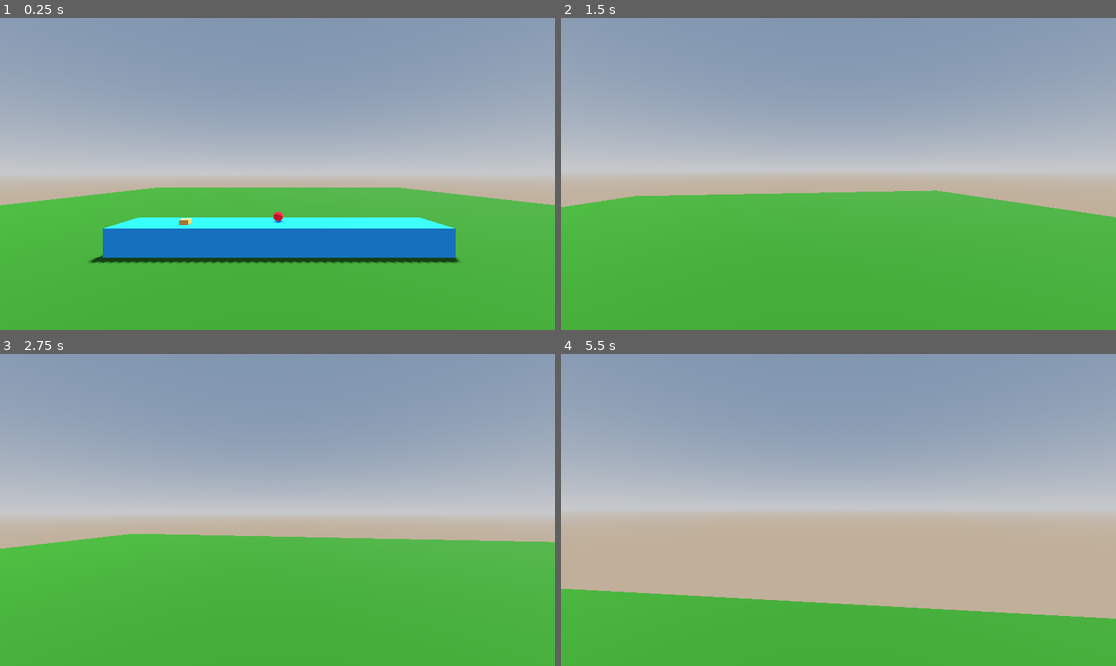
Above: before the commit, frames 1-4 (two rows, left to right).
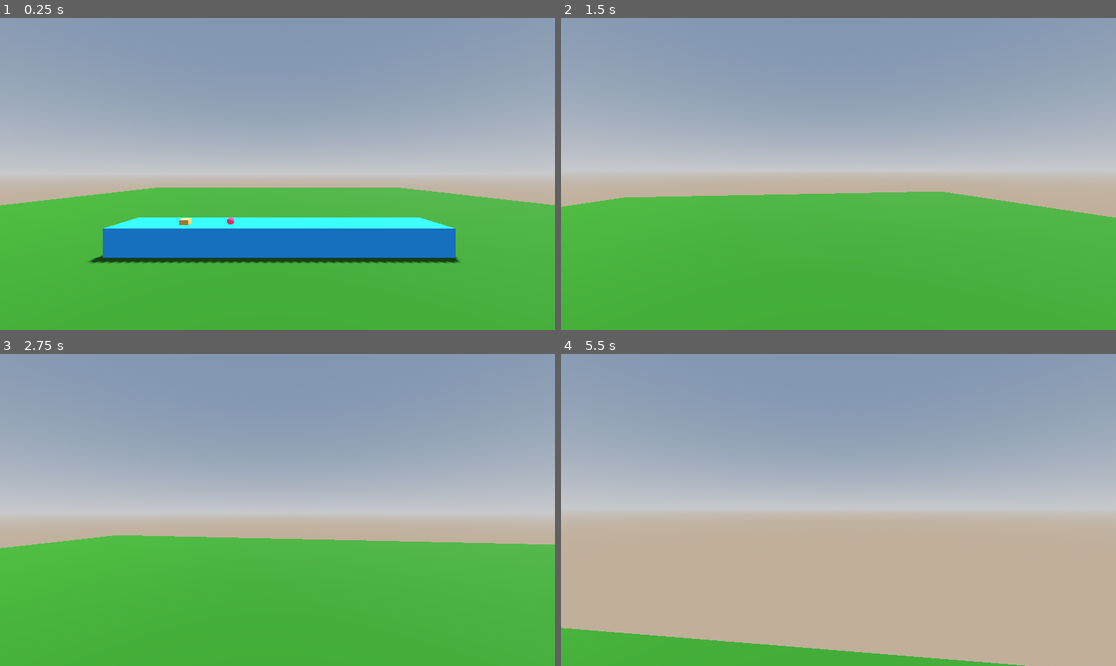
Above: after the commit, the same moments.

Repository: bgilross/cookin
Game: Godot game, scene res://scenes/main_scene.tscn
Same seed, same stepped clock (60 frames per second), same inputs: the game is played once before the commit and once after it.
Inputs (mouse positions are in pixels of both pictures, inside the frame that each line leads up to):
- Up to frame 1 (0.25 s): no input
- Up to frame 2 (1.5 s): tap Enter (ui_accept) at 0.5, 0.77 s; move the mouse to (832, 180) at 0.52 s; hold F (interact) 0.53-1.28 s; hold W (forward) from 0.53 s (still down); move the mouse to (877, 177) at 1.27 s; tap F (interact) at 1.35 s
- Up to frame 3 (2.75 s): keep holding W (forward); tap Enter (ui_accept) at 1.52 s; move the mouse to (233, 506) at 2.02 s; hold F (interact) from 2.03 s (still down)
- Up to frame 4 (5.5 s): move the mouse to (844, 510) at 2.77 s; release W (forward) at 2.78 s; release F (interact) at 2.78 s; hold A (left) 2.78-3.53 s; tap F (interact) at 2.85, 4.35 s; tap Enter (ui_accept) at 3.02, 3.77, 4.52 s; move the mouse to (816, 503) at 3.52 s; hold F (interact) 3.53-4.28 s; hold W (forward) from 3.53 s (still down); move the mouse to (866, 510) at 4.27 s; move the mouse to (810, 510) at 5.02 s; hold F (interact) from 5.03 s (still down)

The runs differ from the first frame. In frame 1, less than 0.1% of the frame differs, in the area x 40-77%, y 62-67%; in frame 2, 0.2%; in frame 3, 0.6%; in frame 4, 15%, in the area x 0-100%, y 75-100%.

Commit message:
fix interact errors

Diff:
--- a/scenes/main_scene.tscn
+++ b/scenes/main_scene.tscn
@@ -1,10 +1,10 @@
-[gd_scene load_steps=17 format=3 uid="uid://cyqd82tyyp56o"]
+[gd_scene load_steps=14 format=3 uid="uid://cyqd82tyyp56o"]
 
 [ext_resource type="Script" uid="uid://b7g27qg3hstq8" path="res://scripts/PlayerBodyController.gd" id="1_w2twt"]
-[ext_resource type="Script" uid="uid://d2fj8itsyfndu" path="res://scripts/Interactable.gd" id="2_pw63i"]
 [ext_resource type="PackedScene" uid="uid://b5qok5lswlsux" path="res://prefabs/ButtonInteractable.tscn" id="3_pu3yx"]
 [ext_resource type="Script" uid="uid://bdlkjsx7krm6s" path="res://scripts/SpawnerButton.gd" id="4_gubc5"]
 [ext_resource type="PackedScene" uid="uid://choa0mv3yrclv" path="res://prefabs/ball.tscn" id="5_gubc5"]
+[ext_resource type="Script" uid="uid://vj30gt45i5qi" path="res://scripts/PickableObject.gd" id="5_rt2n2"]
 
 [sub_resource type="StandardMaterial3D" id="StandardMaterial3D_w2twt"]
 albedo_color = Color(0.105882, 0.333333, 0, 1)
@@ -25,17 +25,6 @@
 
 [sub_resource type="BoxShape3D" id="BoxShape3D_pw63i"]
 size = Vector3(6.51563, 1, 1)
-
-[sub_resource type="StandardMaterial3D" id="StandardMaterial3D_7ykc4"]
-albedo_color = Color(0.88662, 0, 0.166658, 1)
-
-[sub_resource type="SphereMesh" id="SphereMesh_pu3yx"]
-material = SubResource("StandardMaterial3D_7ykc4")
-radius = 0.1
-height = 0.2
-
-[sub_resource type="SphereShape3D" id="SphereShape3D_w2twt"]
-radius = 0.100172
 
 [sub_resource type="CapsuleShape3D" id="CapsuleShape3D_2c62f"]
 
@@ -85,25 +74,12 @@
 [node name="CollisionShape3D" type="CollisionShape3D" parent="CounterStaticBody"]
 shape = SubResource("BoxShape3D_pw63i")
 
-[node name="BallObject" type="RigidBody3D" parent="."]
-transform = Transform3D(1, 0, 0, 0, 1, 0, 0, 0, 1, -0.0181282, 0.611105, -4.26976)
-script = ExtResource("2_pw63i")
-
-[node name="BallMesh" type="MeshInstance3D" parent="BallObject"]
-transform = Transform3D(1, 0, 0, 0, 1, 0, 0, 0, 1, -0.00166285, 0, -8.24928e-05)
-mesh = SubResource("SphereMesh_pu3yx")
-skeleton = NodePath("../../root/@EditorNode@21272/@Panel@14/@VBoxContainer@15/DockHSplitLeftL/DockHSplitLeftR/DockHSplitMain/@VBoxContainer@26/DockVSplitCenter/@VSplitContainer@54/@VBoxContainer@55/@EditorMainScreen@102/MainScreen/@CanvasItemEditor@11482/@VSplitContainer@11134/@HSplitContainer@11136/@HSplitContainer@11138/@Control@11139/@SubViewportContainer@11140/@SubViewport@11141/MainScene/Envorionment")
-
-[node name="CollisionShape3D" type="CollisionShape3D" parent="BallObject"]
-transform = Transform3D(1, 0, 0, 0, 1, 0, 0, 0, 1, -0.00653374, -0.0151613, -0.024178)
-shape = SubResource("SphereShape3D_w2twt")
-
 [node name="PlayerBody" type="CharacterBody3D" parent="."]
 transform = Transform3D(1, 0, 0, 0, 1, 0, 0, 0, 1, -0.0357316, -0.0223504, 0.0305508)
 script = ExtResource("1_w2twt")
 
 [node name="CollisionShape3D" type="CollisionShape3D" parent="PlayerBody"]
-transform = Transform3D(1, 0, 0, 0, 1, 0, 0, 0, 1, 0, 1.00854, 0)
+transform = Transform3D(1, 0, 0, 0, 1, 0, 0, 0, 1, 0.000872135, 1.00854, 0.0041368)
 shape = SubResource("CapsuleShape3D_2c62f")
 
 [node name="Camera3D" type="Camera3D" parent="PlayerBody"]
@@ -129,3 +105,8 @@
 script = ExtResource("4_gubc5")
 scene_to_spawn = ExtResource("5_gubc5")
 spawn_point = NodePath("../SpawnPoint")
+
+[node name="RigidBody3D" parent="." instance=ExtResource("5_gubc5")]
+transform = Transform3D(1, 0, 0, 0, 1, 0, 0, 0, 1, -0.975377, 0.560019, -4.05329)
+script = ExtResource("5_rt2n2")
+interact_text = "Press F to pick up!"
--- a/scripts/Interactable.gd
+++ b/scripts/Interactable.gd
@@ -1,6 +1,6 @@
 extends RigidBody3D
 
-@export var interact_text: String = "Press E to pick up!"
+@export var interact_text: String = "Press F to pick up!"
 
 func interact():
 	print("Picked up: %s" % name)
--- a/scripts/PlayerBodyController.gd
+++ b/scripts/PlayerBodyController.gd
@@ -1,48 +1,55 @@
 extends CharacterBody3D
-
 
 const SPEED = 5.0
 const JUMP_VELOCITY = 4.5
 const MOUSE_SENSITIVITY = 0.002
 
-var pitch := 0.0 # Vertical Rotation
+var pitch := 0.0
 var current_target: Node = null
 var held_object: Node3D = null
 
 @onready var camera := $Camera3D
 @onready var raycast := $Camera3D/RayCast3D
-@onready var interact_label := $"../CanvasLayer/Label" #Path to LABEL
+@onready var interact_label := $"../CanvasLayer/Label"
 @onready var hold_position := $Camera3D/HoldPosition
 
-
-
 func _ready() -> void:
-		#Capture mouse movement:
-		Input.set_mouse_mode(Input.MOUSE_MODE_CAPTURED)
-		interact_label.visible = false
+	Input.set_mouse_mode(Input.MOUSE_MODE_CAPTURED)
+	interact_label.visible = false
 
 func _input(event: InputEvent) -> void:
 	if event is InputEventMouseMotion:
-		rotate_y(-event.relative.x * MOUSE_SENSITIVITY) # YAW CONTROL
+		rotate_y(-event.relative.x * MOUSE_SENSITIVITY)
 		pitch = clamp(pitch - event.relative.y * MOUSE_SENSITIVITY, deg_to_rad(-89), deg_to_rad(89))
-		camera.rotation.x = pitch # PITCH CONTROL
+		camera.rotation.x = pitch
 
 	if event is InputEventKey and event.pressed and event.keycode == KEY_ESCAPE:
 		get_tree().quit()
 
 func _physics_process(delta: float) -> void:
-	# Add the gravity.
+	handle_movement(delta)
+	handle_interaction_raycast()
+
+func _unhandled_input(event: InputEvent) -> void:
+	if event.is_action_pressed("interact"):
+		if held_object:
+			drop_held_object()
+		elif current_target and current_target.has_method("interact"):
+			current_target.interact(self)
+
+# ----------------------------
+# Movement
+# ----------------------------
+func handle_movement(delta: float) -> void:
 	if not is_on_floor():
 		velocity += get_gravity() * delta
 
-	# Handle jump.
 	if Input.is_action_just_pressed("ui_accept") and is_on_floor():
 		velocity.y = JUMP_VELOCITY
 
-	# Get the input direction and handle the movement/deceleration.
-	# As good practice, you should replace UI actions with custom gameplay actions.
 	var input_dir := Input.get_vector("left", "right", "forward", "back")
 	var direction := (transform.basis * Vector3(input_dir.x, 0, input_dir.y)).normalized()
+
 	if direction:
 		velocity.x = direction.x * SPEED
 		velocity.z = direction.z * SPEED
@@ -52,50 +59,43 @@
 
 	move_and_slide()
 
-	#INTERACTABLE CHECK
-
+# ----------------------------
+# Interaction
+# ----------------------------
+func handle_interaction_raycast() -> void:
 	raycast.force_raycast_update()
 	if raycast.is_colliding():
-		var hit  = raycast.get_collider()
+		var hit = raycast.get_collider()
 		if hit.has_method("interact"):
 			current_target = hit
 			if "interact_text" in hit:
 				interact_label.text = hit.interact_text
 			else:
-				interact_label.text = "No Text Provided By Object!"
+				interact_label.text = "Press F"
 			interact_label.visible = true
-		else:
-			current_target = null
-			interact_label.visible = false
-	else:
-		current_target = null
-		interact_label.visible = false
-
-func _unhandled_input(event: InputEvent) -> void:
-	if event.is_action_pressed("interact"):
-		if held_object:
-			drop_held_object()
-		elif current_target:
-			pick_up_object(current_target)
-
-
+			return
+	current_target = null
+	interact_label.visible = false
+# ----------------------------
+# Holding
+# ----------------------------
 func pick_up_object(obj: Node3D) -> void:
 	if obj is RigidBody3D:
 		obj.freeze = true
-
 		obj.linear_velocity = Vector3.ZERO
 		obj.angular_velocity = Vector3.ZERO
 		obj.freeze_mode = RigidBody3D.FREEZE_MODE_STATIC
 
-
 		obj.get_parent().remove_child(obj)
 		hold_position.add_child(obj)
-		obj.transform = Transform3D.IDENTITY # RESET poisition to CENTER of hold position
+		obj.transform = Transform3D.IDENTITY
+
 		var shape = obj.get_node_or_null("CollisionShape3D")
 		if shape:
 			shape.disabled = true
+
 		held_object = obj
-		interact_label.visible = false # HIDE PROMPT
+		interact_label.visible = false
 
 func drop_held_object() -> void:
 	if held_object:
@@ -103,7 +103,7 @@
 		held_object = null
 
 		hold_position.remove_child(obj)
-		get_tree().root.add_child(obj) # DROP OBJ BACK into WORLD
+		get_tree().root.add_child(obj)
 		obj.global_transform = hold_position.global_transform
 
 		var shape = obj.get_node_or_null("CollisionShape3D")
--- a/scripts/SpawnerButton.gd
+++ b/scripts/SpawnerButton.gd
@@ -9,8 +9,8 @@
 		print("Missing scene or spawn point")
 		return
 
-	var spawned = scene_to_spawn.instatiate()
-	spawned.global_transform = spawn_point.global_transfrom
+	var spawned = scene_to_spawn.instantiate()
+	spawned.global_transform = spawn_point.global_transform
 	get_tree().current_scene.add_child(spawned)
 
-	print("BUTTON is pressed: Spawned Object:")
+	print("BUTTON is pressed: Spawned Object.")
